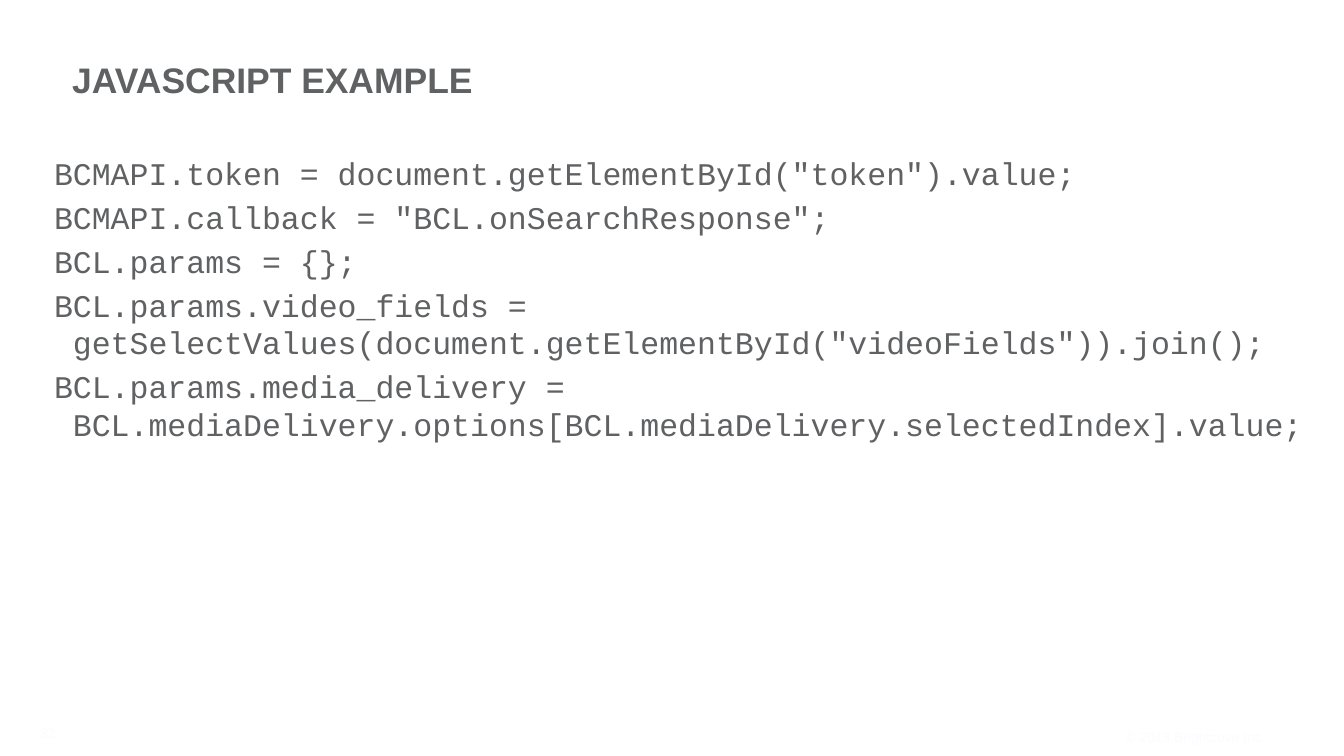
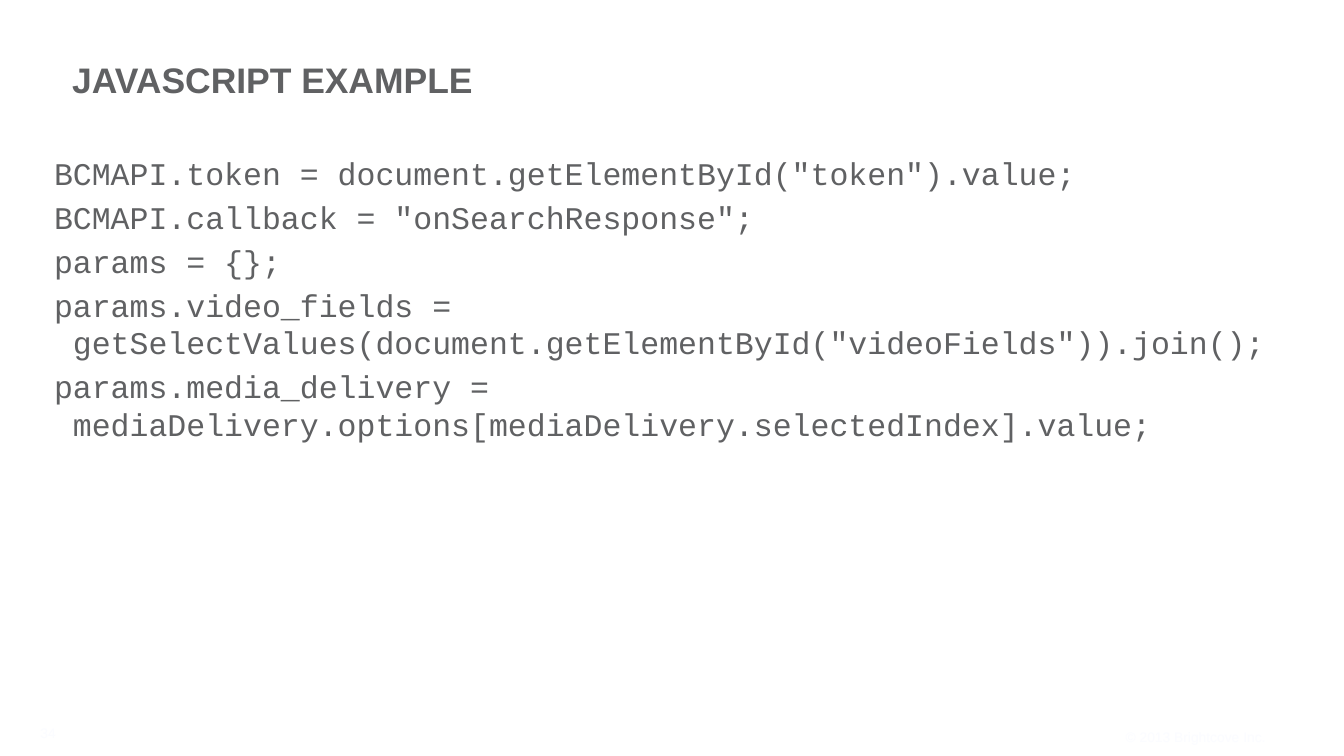
Before and after one commit to BrightcoveLearning/VideoCloudMediaAPI, a slide deck: slide 34 of Slides/developing-media-api-17Dec2013.pptx (slide 32 before the commit). Drawn at 1344x756 pixels with LibreOffice and Linux fonts; fonts in the diff are those of the drawing; background and template pictures are left out. Boxes give left, top, right and bottom in pixels: in the first picture for what was removed or moved away, otherwise in the second. Text is boxed around its words. In the diff, an @@ line names an element or a change of style, - is before the commit and + after.

```diff
--- a/Slides/developing-media-api-17Dec2013.pptx
+++ b/Slides/developing-media-api-17Dec2013.pptx
@@ text at <box>54,206,1265,443</box>: text changed @@
-BCMAPI.callback = "BCL.onSearchResponse";
-BCL.params = {};
-BCL.params.video_fields =
-getSelectValues(document.getElementById("videoFields")).join();
-BCL.params.media_delivery =
-BCL.mediaDelivery.options[BCL.mediaDelivery.selectedIndex].value;
+BCMAPI.callback = "onSearchResponse";
+params = {};
+params.video_fields =
+getSelectValues(document.getElementById("videoFields")).join();
+params.media_delivery =
+mediaDelivery.options[mediaDelivery.selectedIndex].value;
```
Also in this commit, not shown: 11 other slides changed, 3 slides added.
